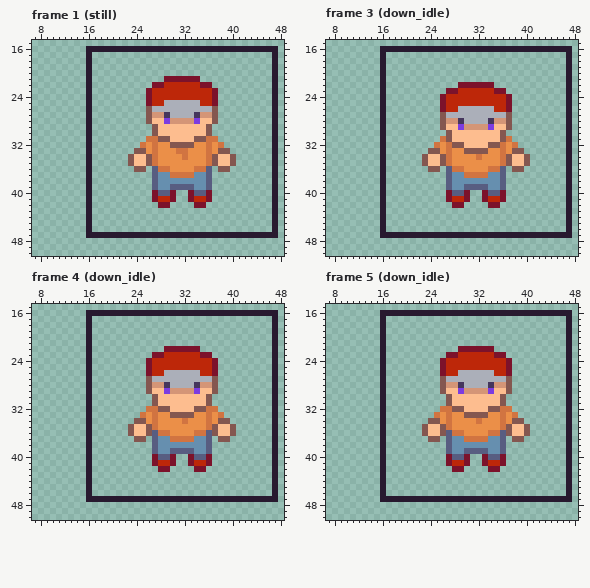
Pixel-art file -- characters/player/player.aseprite. The picture above is the old version.
64x64 pixels, 8 frames. Shown: frame 1 (still): x 7..48, y 15..50; frame 3 (down_idle): x 7..48, y 15..50; frame 4 (down_idle): x 7..48, y 15..50; frame 5 (down_idle): x 7..48, y 15..50. The commit also changed other frames, which this record leaves out.
And afterwards:
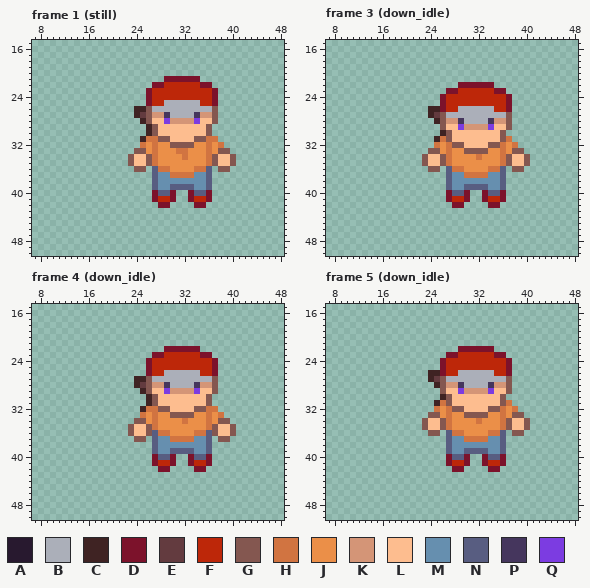
Palette (. is transparent): A #28192f  B #abafb9  C #3f2323  D #7c122b  E #633b3f  F #bd2709  G #845750  H #d17441  J #eb8f48  K #d49577  L #fdbd8f  M #668faf  N #585d81  P #45365d  Q #7c3ce1
The commit says: added down sword swing and down movement
From old to new:
layer "Weapons/Sword" added
layer "Character Frame" now hidden
Changed rows in their new state; - is an unchanged pixel.
Frame 1 (still):
first column x 16:
16 ................................
17 .------------------------------.
18 .------------------------------.
19 .------------------------------.
20 .------------------------------.
21 .------------------------------.
22 .------------------------------.
23 .------------------------------.
24 .------------------------------.
25 .------------------------------.
26 .-------CC---------------------.
27 .-------CE---------------------.
28 .--------C---------------------.
29 .---------C--------------------.
30 .---------C--------------------.
31 .--------C---------------------.
32 .------------------------------.
33 .------------------------------.
34 .------------------------------.
35 .------------------------------.
36 .------------------------------.
37 .------------------------------.
38 .------------------------------.
39 .------------------------------.
40 .------------------------------.
41 .------------------------------.
42 .------------------------------.
43 .------------------------------.
44 .------------------------------.
45 .------------------------------.
46 .------------------------------.
47 ................................
Frame 3 (down_idle):
first column x 16:
16 ................................
17 .------------------------------.
18 .------------------------------.
19 .------------------------------.
20 .------------------------------.
21 .------------------------------.
22 .------------------------------.
23 .------------------------------.
24 .------------------------------.
25 .------------------------------.
26 .-------CC---------------------.
27 .-------CE---------------------.
28 .--------C---------------------.
29 .------------------------------.
30 .---------C--------------------.
31 .--------C---------------------.
32 .------------------------------.
33 .------------------------------.
34 .------------------------------.
35 .------------------------------.
36 .------------------------------.
37 .------------------------------.
38 .------------------------------.
39 .------------------------------.
40 .------------------------------.
41 .------------------------------.
42 .------------------------------.
43 .------------------------------.
44 .------------------------------.
45 .------------------------------.
46 .------------------------------.
47 ................................
Frame 4 (down_idle):
first column x 16:
16 ................................
17 .------------------------------.
18 .------------------------------.
19 .------------------------------.
20 .------------------------------.
21 .------------------------------.
22 .------------------------------.
23 .------------------------------.
24 .------------------------------.
25 .------------------------------.
26 .------------------------------.
27 .-------CC---------------------.
28 .-------CE---------------------.
29 .--------C---------------------.
30 .---------C--------------------.
31 .---------C--------------------.
32 .--------C---------------------.
33 .------------------------------.
34 .------------------------------.
35 .------------------------------.
36 .------------------------------.
37 .------------------------------.
38 .------------------------------.
39 .------------------------------.
40 .------------------------------.
41 .------------------------------.
42 .------------------------------.
43 .------------------------------.
44 .------------------------------.
45 .------------------------------.
46 .------------------------------.
47 ................................
Frame 5 (down_idle):
first column x 16:
16 ................................
17 .------------------------------.
18 .------------------------------.
19 .------------------------------.
20 .------------------------------.
21 .------------------------------.
22 .------------------------------.
23 .------------------------------.
24 .------------------------------.
25 .------------------------------.
26 .-------CC---------------------.
27 .-------CE---------------------.
28 .--------C---------------------.
29 .------------------------------.
30 .---------C--------------------.
31 .--------CH----------H---------.
32 .--------HJ----------JH--------.
33 .-------GG------------GG-------.
34 .------GLLG----------GLLG------.
35 .------------------------------.
36 .------.GG.----------.GG.------.
37 .-------..------------..-------.
38 .------------------------------.
39 .------------------------------.
40 .------------------------------.
41 .------------------------------.
42 .------------------------------.
43 .------------------------------.
44 .------------------------------.
45 .------------------------------.
46 .------------------------------.
47 ................................
